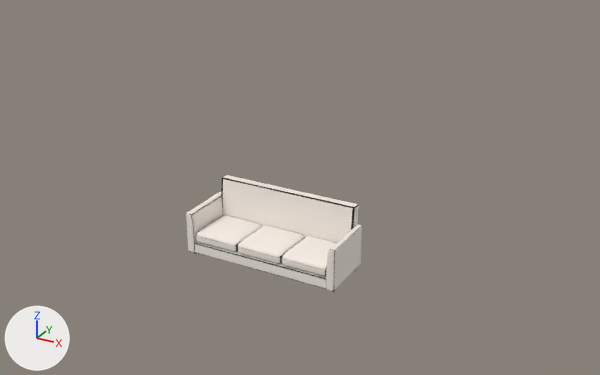
The OBJ model ProyectoFinal/ProyectoFinal/Models/Sofa/Sofa.obj as it was, and as the next commit left it.
The view is the same before and after, from a 50 mm camera at (3.62, -5.9, 3.86) aimed at (0.14, 0.42, 0.7). The lights are fixed; the arrows at lower left show +X, +Y and +Z. Where no turn or scale is listed for an object, it has been applied to the vertices.

Names of what the first picture shows: 'Sofa'.
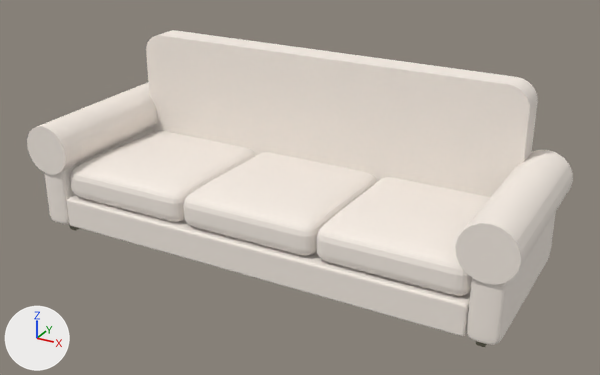
Changed parts and their boxes [x1, y1, x2, y2] in the pictures (600 x 375 px; the box of a moved part takes in the faces that stretch with it):
'Sofa', reshaped (209% wider, 169% taller)
    before: [186, 175, 362, 292]
    after: [27, 30, 573, 347]
part 1 of me_sofa, added
    after: [27, 82, 157, 175]
part 2 of me_sofa, moved or reshaped
    before: [195, 242, 326, 289]
    after: [67, 195, 470, 336]
part 3 of me_sofa, moved or reshaped (not visible before)
    after: [476, 341, 487, 347]
part 4 of me_sofa, moved or reshaped
    before: [238, 225, 305, 264]
    after: [184, 152, 377, 255]
part 5 of me_sofa, added
    after: [456, 150, 573, 285]
part 6 of me_sofa, added
    after: [467, 212, 556, 345]
part 7 of me_sofa, added
    after: [44, 129, 152, 224]
part 8 of me_sofa, added
    after: [146, 30, 538, 197]
part 9 of me_sofa, deleted
    before: [196, 215, 262, 252]
part 10 of me_sofa, deleted
    before: [282, 236, 337, 276]
part 11 of me_sofa, moved or reshaped
    before: [186, 175, 362, 291]
    after: [70, 131, 490, 296]

The change in detail:
Material 'phong3SG' (mat_phong3sg) is new.
Its texture is img_sofa_jpg.
Its roughness is 0.866.
me_sofa is used by ob_sofa; location (0.0, 0.0, 0.0).
me_sofa had 11005 vertices, 21696 faces and spanned x -0.8..0.8, y -0.15..0.48, z -0.01..0.64.
me_sofa now has 9283 vertices, 18002 faces and spans x -2.48..2.45, y -0.43..1.29, z -0.01..1.8.
me_sofa part 1: a new loose piece, a 20-sided cylinder along y spanning x -2.48..-1.98, y -0.43..1.29, z 0.67..1.17, in mat_phong3sg (picture img_sofa_jpg).
me_sofa part 2: the loose piece of 248 vertices spanning x -0.72..0.72, y -0.14..0.44, z 0.04..0.15 is scaled about the mesh origin by 2.89, in mat_phong3sg (picture img_sofa_jpg).
me_sofa part 3: the loose piece of 8 vertices spanning x 0.73..0.77, y -0.1..-0.06, z -0.01..0.04 is scaled about the mesh origin by 2.89.
me_sofa part 4: the loose piece of 2207 vertices spanning x -0.24..0.24, y -0.13..0.4, z 0.14..0.27 is scaled about the mesh origin by 2.89, in mat_phong3sg (picture img_sofa_jpg).
me_sofa part 5: a new loose piece, a 20-sided cylinder along y spanning x 1.95..2.45, y -0.43..1.29, z 0.67..1.17, in mat_phong3sg (picture img_sofa_jpg).
me_sofa part 6: a new loose piece of 1121 vertices spanning x 2.07..2.36, y -0.41..1.27, z 0.11..0.9, in mat_phong3sg (picture img_sofa_jpg).
me_sofa part 7: a new loose piece of 1121 vertices spanning x -2.36..-2.07, y -0.41..1.27, z 0.11..0.9, in mat_phong3sg (picture img_sofa_jpg).
me_sofa part 8: a new loose piece of 56 vertices spanning x -2.06..2.06, y 1.0..1.26, z 0.42..1.8, in mat_phong3sg (picture img_sofa_jpg).
me_sofa part 9: the loose piece of 2207 vertices spanning x -0.72..-0.24, y -0.13..0.4, z 0.14..0.27 is deleted.
me_sofa part 10: the loose piece of 2207 vertices spanning x 0.24..0.72, y -0.13..0.4, z 0.14..0.27 is deleted.
me_sofa part 11: 1 vertex moved within x 0.79, y 0.43, z 0.41; 4100 vertices removed from x -0.8..0.8, y -0.15..0.48, z 0.04..0.64; 4410 vertices added at x -2.07..2.07, y -0.38..1.16, z 0.39..0.77.
me_sofa no longer uses material mat_lambert2sg (picture img_sofa_jpg).
me_sofa no longer uses material mat_lambert4sg (black #000000).
me_sofa now uses material mat_phong3sg (picture img_sofa_jpg).
